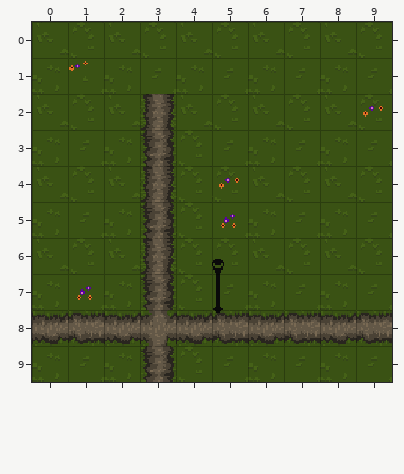
Tiled map -- core/assets/prototypeMap.tmx. Above is the file before it was changed.
Cells are 24x24 px. Shown: x 0..9, y 0..9.
After the commit:
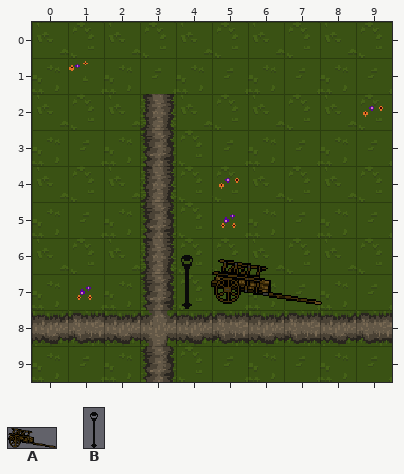
Key: from "forest_tileset": A 7 "cart_missing_pull_handle", B 35 "street_lamp".
Objects are placed by their top-left corner, in cells (3,4 is the top-left corner of cell 3,4); size is 1x1 cell unless given.
The exact change:
Layer "Static Entities":
Object B "street_lamp" at 4.7,6.4 size 0.8x1.7 becomes B "street_lamp" at 3.9,6.3 size 0.8x1.7.
A new object: A "cart_missing_pull_handle" at 5,6.6 size 3.1x1.3.
Changed places in both pictures, as pixel boxes (x1, y1, x2, y2):
changed: (181, 255, 322, 313)
